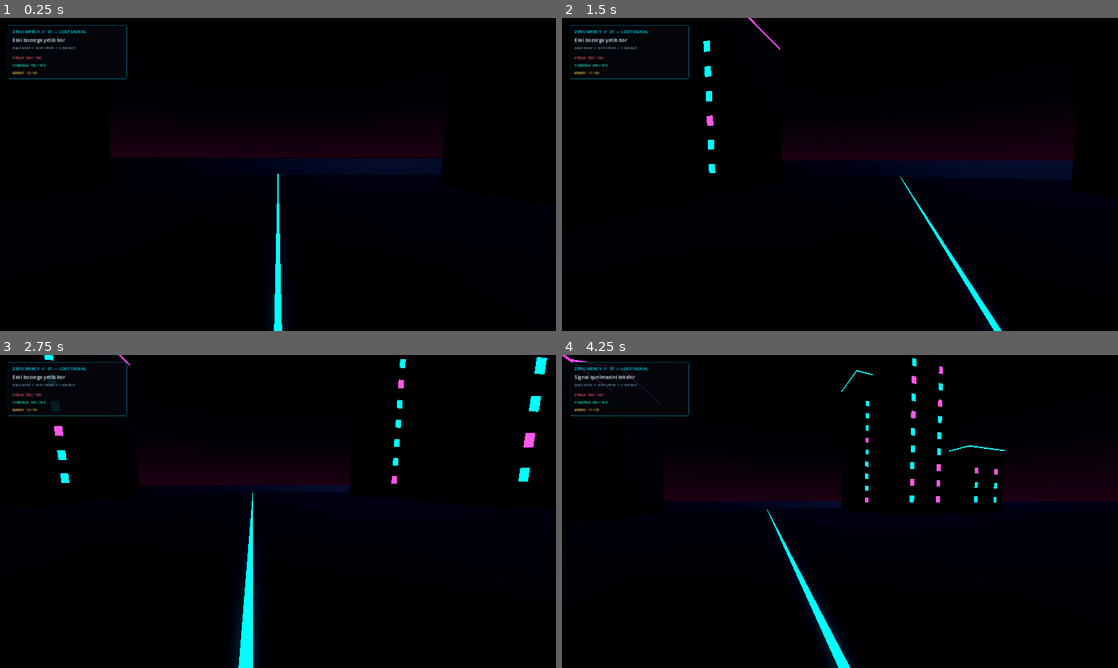
Above: before the commit, frames 1-4 (two rows, left to right).
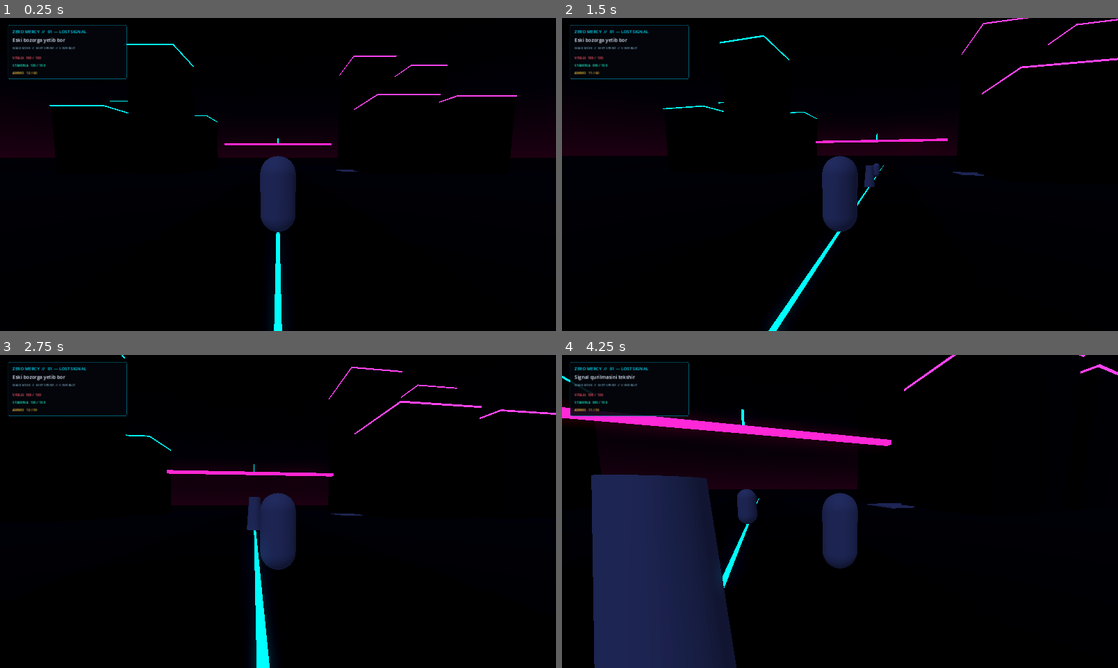
Above: after the commit, the same moments.

Repository: muharramoyxolmatova250-gif/ZERO-MERCY
Game: Godot game, scene res://scenes/main.tscn
Two runs of this game, one before a commit and one after it. Both use one fixed random seed, a clock stepped at 60 frames per second and the inputs below.
Inputs (mouse positions are in pixels of both pictures, inside the frame that each line leads up to):
- Up to frame 1 (0.25 s): no input
- Up to frame 2 (1.5 s): tap Enter at 0.5 s; move the mouse to (867, 174) at 0.52 s; hold W (move_forward) from 0.53 s (still down); tap E (interact) at 0.6 s; click (867, 174) at 0.67 s; tap Space (jump) at 0.77 s; move the mouse to (812, 174) at 1.27 s; tap Shift (sprint) at 1.35 s
- Up to frame 3 (2.75 s): keep holding W (move_forward); tap Space (jump) at 1.52 s; move the mouse to (289, 505) at 2.02 s; tap R at 2.1 s
- Up to frame 4 (4.25 s): keep holding W (move_forward); move the mouse to (834, 517) at 2.77 s; tap E (interact) at 2.85 s; click (834, 517) at 2.92 s; tap Space (jump) at 3.02, 3.77 s; move the mouse to (878, 514) at 3.52 s; hold Shift (sprint) from 3.53 s (still down)

The runs differ from the first frame. In frame 1, 4.4% of the frame differs, in the area x 0-100%, y 8-69%; in frame 2, 6.3%; in frame 3, 5.6%; in frame 4, 21%, in the area x 0-100%, y 0-100%.

Commit message:
Fix third-person camera orientation

Diff:
--- a/scenes/player.tscn
+++ b/scenes/player.tscn
@@ -26,5 +26,5 @@
 
 [node name="Camera3D" type="Camera3D" parent="CameraPivot"]
 position = Vector3(0, 0.2, 4.8)
-rotation = Vector3(-0.08, 3.14159, 0)
+rotation = Vector3(-0.08, 0, 0)
 current = true
